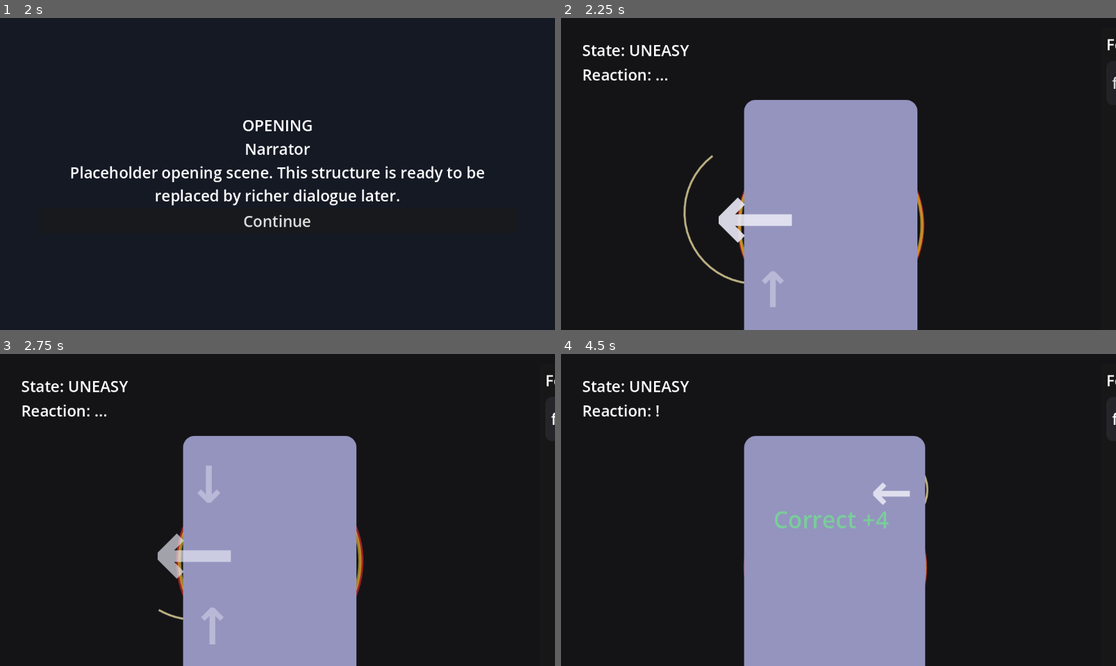
Above: before the commit, frames 1-4 (two rows, left to right).
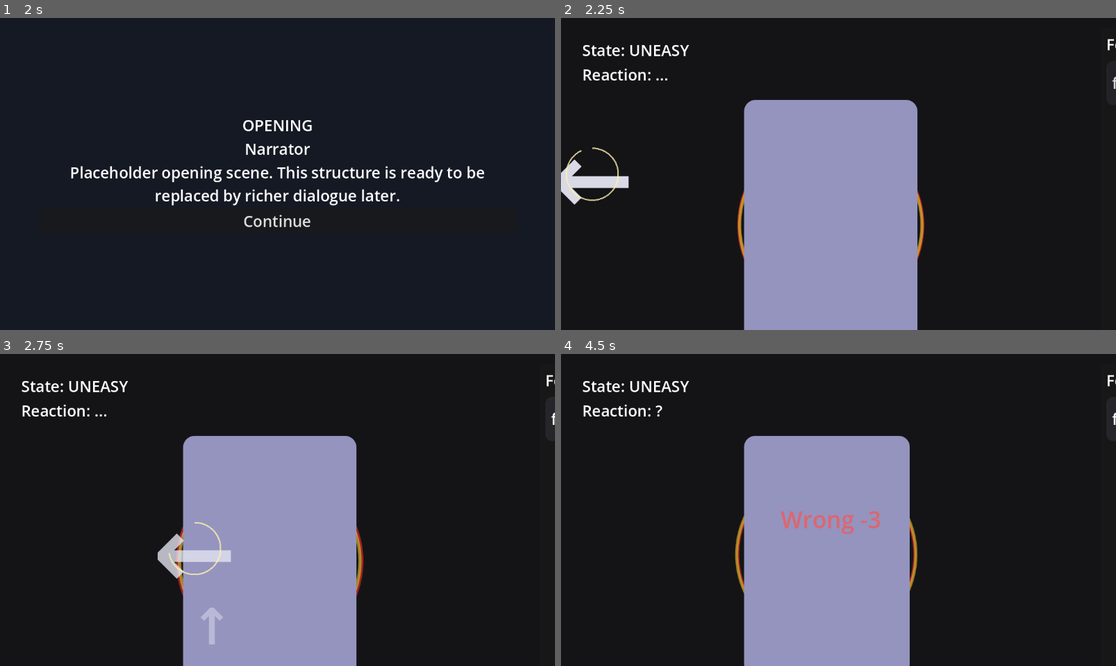
Above: after the commit, the same moments.

Repository: manchenlee/wgj-2026-teamb
Game: Godot game, scene res://scenes/Main.tscn
Two runs of this game, one before a commit and one after it. Both use one fixed random seed, a clock stepped at 60 frames per second and the inputs below.
Inputs:
- Up to frame 1 (2 s): click "Start" at 0.5 s; click "Continue" at 1.25 s
- Up to frame 2 (2.25 s): click "Continue" at 2 s
- Up to frame 3 (2.75 s): no input
- Up to frame 4 (4.5 s): tap Enter at 2.75 s; hold Right 2.78-3.53 s; hold Down 3.53-4.28 s; hold Right from 4.28 s (still down)

Frame 1 is identical in both runs. In frame 2, 2.0% of the frame differs, in the area x 0-42%, y 41-93%; in frame 3, 0.3%; in frame 4, 3.1%, in the area x 17-67%, y 16-100%.

Commit message:
feat: Add prompt timer visual feedback and adjust prompt timing parameters

Diff:
--- a/scenes/components/CharacterArea.tscn
+++ b/scenes/components/CharacterArea.tscn
@@ -37,6 +37,9 @@
 mouse_filter = 2
 z_index = 5
 
+[node name="PromptTimerLine" type="Line2D" parent="PromptLayer"]
+z_index = 1
+
 [node name="PromptFeedbackLabel" type="Label" parent="PromptLayer"]
 visible = false
 mouse_filter = 2
--- a/scripts/gameplay/GameConfig.gd
+++ b/scripts/gameplay/GameConfig.gd
@@ -29,16 +29,19 @@
 # Physical interaction tuning.
 const DIRECTION_SEQUENCE_LENGTH_MIN: int = 3
 const DIRECTION_SEQUENCE_LENGTH_MAX: int = 5
-const DIRECTION_PROMPT_TIME_LIMIT: float = 1.6
-const NEXT_PROMPT_REVEAL_DELAY: float = 0.14
-const PROMPT_SPAWN_DELAY_MIN: float = 0.35
-const PROMPT_SPAWN_DELAY_MAX: float = 0.6
+const DIRECTION_PROMPT_TIME_LIMIT: float = 2.4
+const NEXT_PROMPT_REVEAL_DELAY: float = 0.5
+const PROMPT_SPAWN_DELAY_MIN: float = 0.8
+const PROMPT_SPAWN_DELAY_MAX: float = 1.2
 const PHYSICAL_GAIN_ON_CORRECT_INPUT: float = 4.0
 const PHYSICAL_PENALTY_ON_WRONG_INPUT: float = 3.0
 const PHYSICAL_SEQUENCE_COMPLETE_BONUS: float = 7.0
 const CORRECT_FEEDBACK_DISPLAY_DURATION: float = 0.45
 const WRONG_FEEDBACK_DISPLAY_DURATION: float = 0.55
 const ARROW_PROMPT_FONT_SIZE: int = 104
+const ARROW_PROMPT_BOX_SIZE: Vector2 = Vector2(132.0, 132.0)
+const ARROW_PROMPT_RING_RADIUS: float = 54.0
+const ARROW_PROMPT_RING_WIDTH: float = 3.0
 const ARROW_PROMPT_ANCHOR_OFFSETS := [
 	Vector2(-128.0, -164.0),
 	Vector2(0.0, -188.0),
--- a/scripts/presentation/character_presenter.gd
+++ b/scripts/presentation/character_presenter.gd
@@ -8,6 +8,7 @@
 @onready var reaction_label: Label = $TopLabelStack/ReactionLabel
 @onready var prompt_layer: Control = $PromptLayer
 @onready var prompt_feedback_label: Label = $PromptLayer/PromptFeedbackLabel
+@onready var prompt_timer_line: Line2D = $PromptLayer/PromptTimerLine
 
 var _default_scale := Vector2.ONE
 var _prompt_nodes: Dictionary = {}
@@ -18,6 +19,10 @@
 func _ready() -> void:
 	_default_scale = character_placeholder.scale
 	prompt_feedback_label.add_theme_font_size_override("font_size", 24)
+	prompt_timer_line.width = Config.ARROW_PROMPT_RING_WIDTH
+	prompt_timer_line.default_color = Color(1.0, 0.94, 0.68, 0.78)
+	prompt_timer_line.closed = false
+	prompt_timer_line.visible = false
 	update_emotion_state("CALM")
 	_set_reaction("...")
 	clear_direction_prompts()
@@ -25,26 +30,6 @@
 func _notification(what: int) -> void:
 	if what == NOTIFICATION_RESIZED and is_node_ready():
 		_refresh_prompt_layout()
-
-func _draw() -> void:
-	var current_label := _get_current_prompt_label()
-	if current_label == null or not current_label.visible:
-		return
-	var prompt_size := current_label.get_combined_minimum_size()
-	var prompt_center := current_label.position + (prompt_size * 0.5)
-	var radius: float = maxf(prompt_size.x, prompt_size.y) * 0.52
-	var start_angle := -PI * 0.5
-	var end_angle := start_angle + (TAU * _prompt_time_progress)
-	draw_arc(
-		prompt_center,
-		radius,
-		start_angle,
-		end_angle,
-		48,
-		Color(1.0, 0.94, 0.68, 0.72),
-		3.0,
-		true
-	)
 
 func show_correct_reaction() -> void:
 	_set_reaction("!")
@@ -104,14 +89,14 @@
 		var prompt_label: Label = _prompt_nodes[key]
 		prompt_label.modulate.a = 1.0 if int(key) == _current_prompt_id else 0.46
 	_prompt_time_progress = 1.0
-	queue_redraw()
+	_update_prompt_timer_ring()
 
 func set_prompt_time_progress(progress: float) -> void:
 	_prompt_time_progress = clampf(progress, 0.0, 1.0)
 	var current_label := _get_current_prompt_label()
 	if current_label != null and current_label.visible:
 		current_label.modulate.a = lerpf(0.22, 1.0, _prompt_time_progress)
-	queue_redraw()
+	_update_prompt_timer_ring()
 
 func remove_direction_prompt(prompt_id: int) -> void:
 	if not _prompt_nodes.has(prompt_id):
@@ -122,7 +107,7 @@
 	_prompt_offsets.erase(prompt_id)
 	if _current_prompt_id == prompt_id:
 		_current_prompt_id = -1
-	queue_redraw()
+	_update_prompt_timer_ring()
 
 func clear_direction_prompts() -> void:
 	for prompt_label in _prompt_nodes.values():
@@ -131,7 +116,7 @@
 	_prompt_offsets.clear()
 	_current_prompt_id = -1
 	_prompt_time_progress = 0.0
-	queue_redraw()
+	_update_prompt_timer_ring()
 
 func show_prompt_feedback(text_value: String, color: Color, display_duration: float) -> void:
 	prompt_feedback_label.text = text_value
@@ -175,8 +160,9 @@
 	for key in _prompt_nodes.keys():
 		var prompt_label: Label = _prompt_nodes[key]
 		var prompt_offset: Vector2 = _prompt_offsets.get(key, Vector2.ZERO)
-		var prompt_size := prompt_label.get_combined_minimum_size()
+		var prompt_size := prompt_label.size
 		prompt_label.position = center + prompt_offset - (prompt_size * 0.5)
+	_update_prompt_timer_ring()
 	if prompt_feedback_label.visible:
 		_position_feedback_label()
 
@@ -201,6 +187,10 @@
 	prompt_label.mouse_filter = Control.MOUSE_FILTER_IGNORE
 	prompt_label.visible = false
 	prompt_label.text = "↑"
+	prompt_label.custom_minimum_size = Config.ARROW_PROMPT_BOX_SIZE
+	prompt_label.size = Config.ARROW_PROMPT_BOX_SIZE
+	prompt_label.horizontal_alignment = HORIZONTAL_ALIGNMENT_CENTER
+	prompt_label.vertical_alignment = VERTICAL_ALIGNMENT_CENTER
 	prompt_label.add_theme_font_size_override("font_size", Config.ARROW_PROMPT_FONT_SIZE)
 	prompt_layer.add_child(prompt_label)
 	_prompt_nodes[prompt_id] = prompt_label
@@ -210,6 +200,26 @@
 	if not _prompt_nodes.has(_current_prompt_id):
 		return null
 	return _prompt_nodes[_current_prompt_id]
+
+func _update_prompt_timer_ring() -> void:
+	var current_label := _get_current_prompt_label()
+	if current_label == null or not current_label.visible:
+		prompt_timer_line.visible = false
+		prompt_timer_line.clear_points()
+		return
+
+	var center := current_label.position + (current_label.size * 0.5)
+	var radius := Config.ARROW_PROMPT_RING_RADIUS
+	var steps := 48
+	var points: Array[Vector2] = []
+	var start_angle := -PI * 0.5
+	var end_angle := start_angle + (TAU * _prompt_time_progress)
+	for step in range(steps + 1):
+		var t := float(step) / float(steps)
+		var angle := lerpf(start_angle, end_angle, t)
+		points.append(center + Vector2.RIGHT.rotated(angle) * radius)
+	prompt_timer_line.points = points
+	prompt_timer_line.visible = points.size() >= 2 and _prompt_time_progress > 0.0
 
 func _to_arrow(direction: String) -> String:
 	match direction:
Not shown, changed: .gitignore
